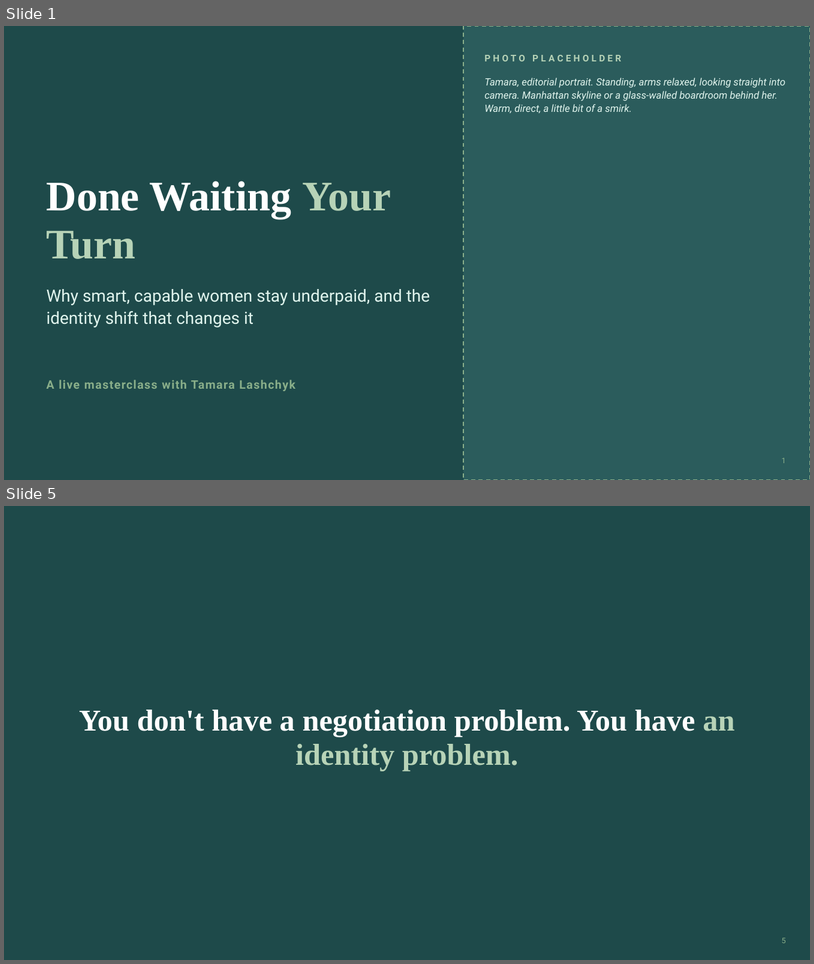
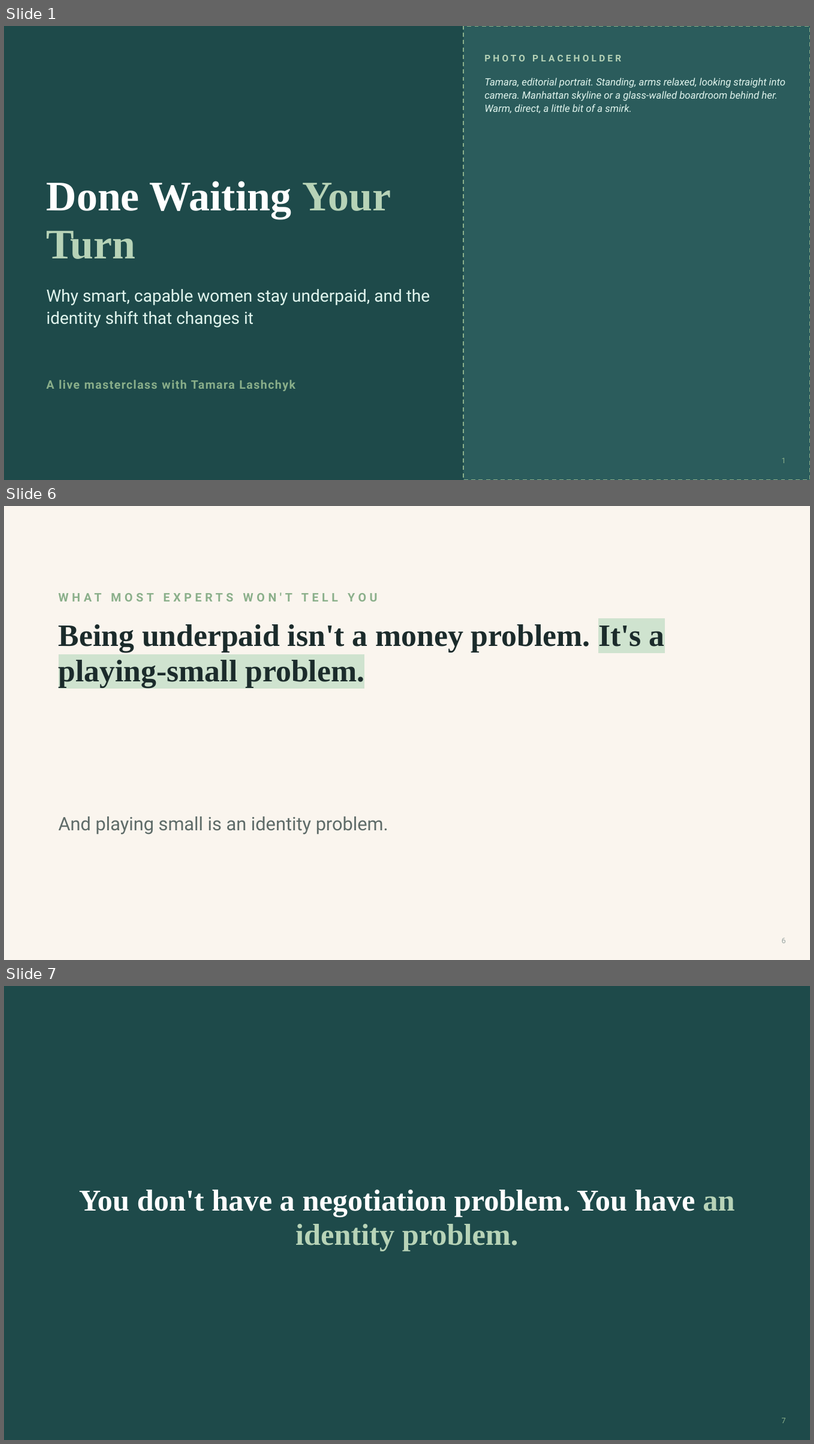
Before and after one commit to danielkelleyy/Beacon-Media, a slide deck: masterclass/tamara-lashchyk/Tamara-Masterclass-v3.pptx. Shown one above the other, each under a label of ours: slides 1 and 5 before the commit, slides 1, 6 and 7 after it; the slides between them are not shown. The pictures are 814x964 and 814x1444 pixels, drawn with LibreOffice and Linux fonts; fonts in the diff are those of the drawing. Boxes give left, top, right and bottom in pixels: in the first picture for what was removed or moved away, otherwise in the second. Text is boxed around its words. In the diff, an @@ line names an element or a change of style, - is before the commit and + after.

```diff
--- a/masterclass/tamara-lashchyk/Tamara-Masterclass-v3.pptx
+++ b/masterclass/tamara-lashchyk/Tamara-Masterclass-v3.pptx
@@ slide 6 added at [4,506,810,960], background #FAF5EE @@
@@ text added at [59,592,378,601], 14 pt, text #8AAF8A, bold @@
+WHAT MOST EXPERTS WON'T TELL YOU
@@ text added at [59,624,665,688], 37 pt, text #1B2B2B, bold @@
+Being underpaid isn't a money problem. It's a playing-small problem.
@@ text added at [59,816,389,834], 22 pt, text #5E6B68 @@
+And playing small is an identity problem.
@@ page number added at [782,937,786,943], 9 pt, text #9AA6A3 @@
+6
@@ what was slide 5 is now slide 7 @@
@@ page number at [782,1417,786,1423]: text changed @@
-5
+7
```
Also in this commit, not shown: 8 slides changed, 11 other slides added, 16 slides removed, 5 other files.
